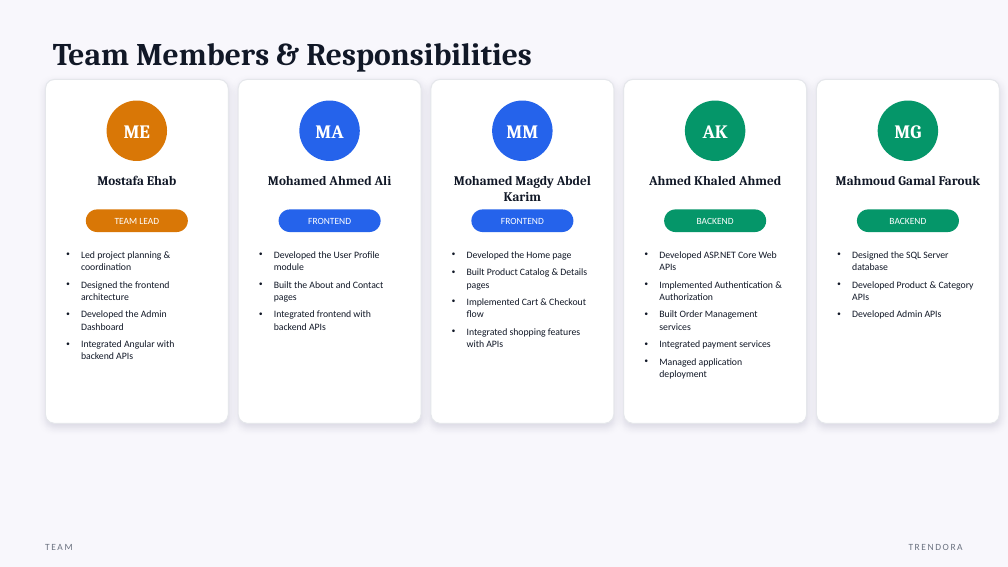
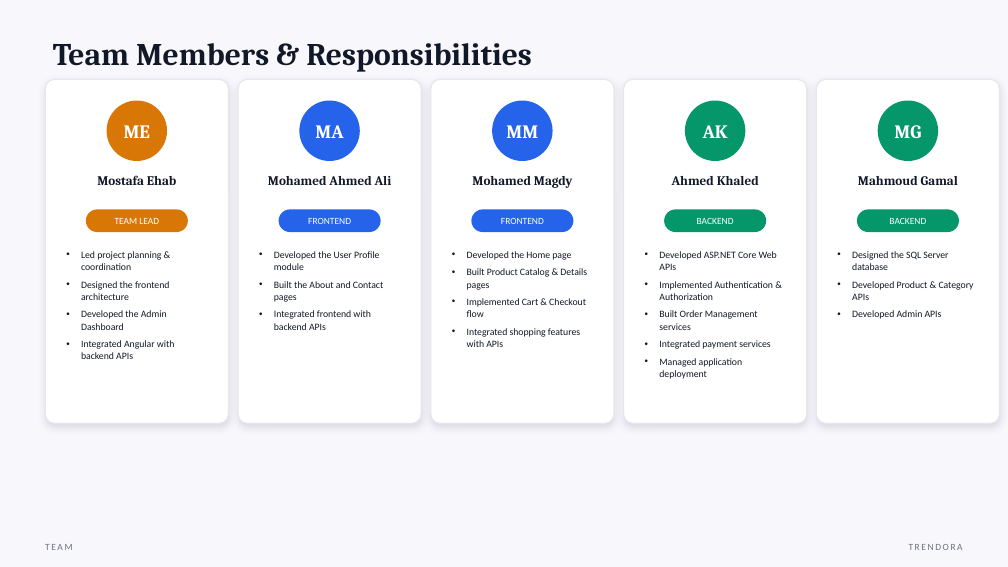
Before and after one commit to Mostafa-Elabsawy/DEPI-Graduation-Project, a slide deck: slide 3 of Presentation.pptx. Drawn at 1008x567 pixels with LibreOffice and Linux fonts; fonts in the diff are those of the drawing. Boxes give left, top, right and bottom in pixels: in the first picture for what was removed or moved away, otherwise in the second. Text is boxed around its words. In the diff, an @@ line names an element or a change of style, - is before the commit and + after.

```diff
--- a/Presentation.pptx
+++ b/Presentation.pptx
@@ text at bbox=[472, 176, 572, 188]: text changed @@
-Mohamed Magdy Abdel Karim
+Mohamed Magdy
@@ text at bbox=[672, 176, 759, 185]: text changed @@
-Ahmed Khaled Ahmed
+Ahmed Khaled
@@ text at bbox=[858, 176, 958, 185]: text changed @@
-Mahmoud Gamal Farouk
+Mahmoud Gamal
```
Also in this commit, not shown: 14 other slides changed.
